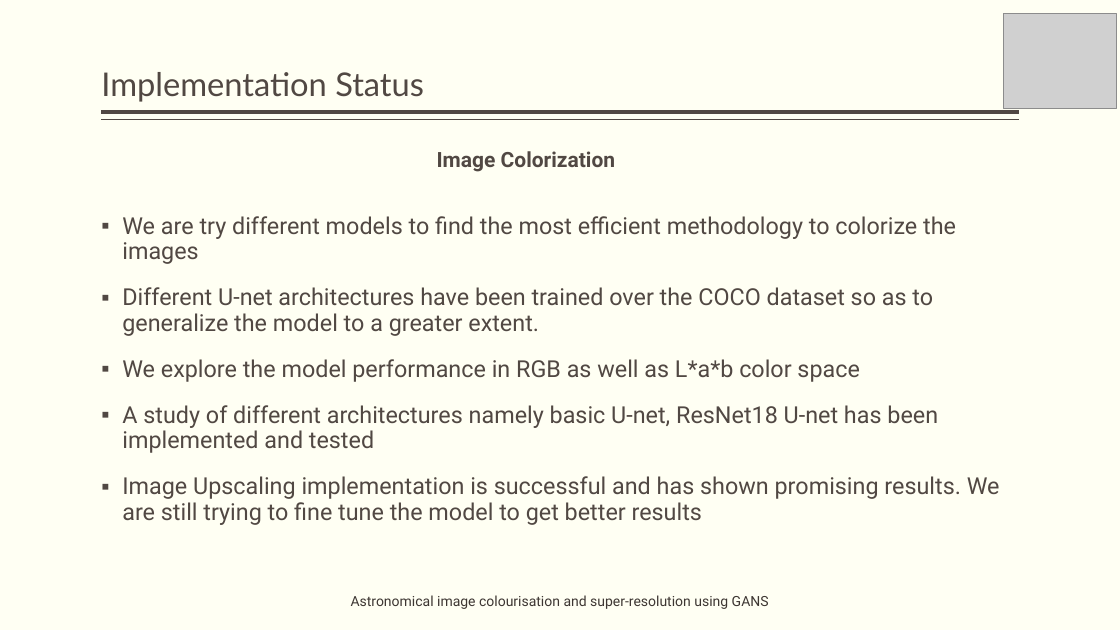
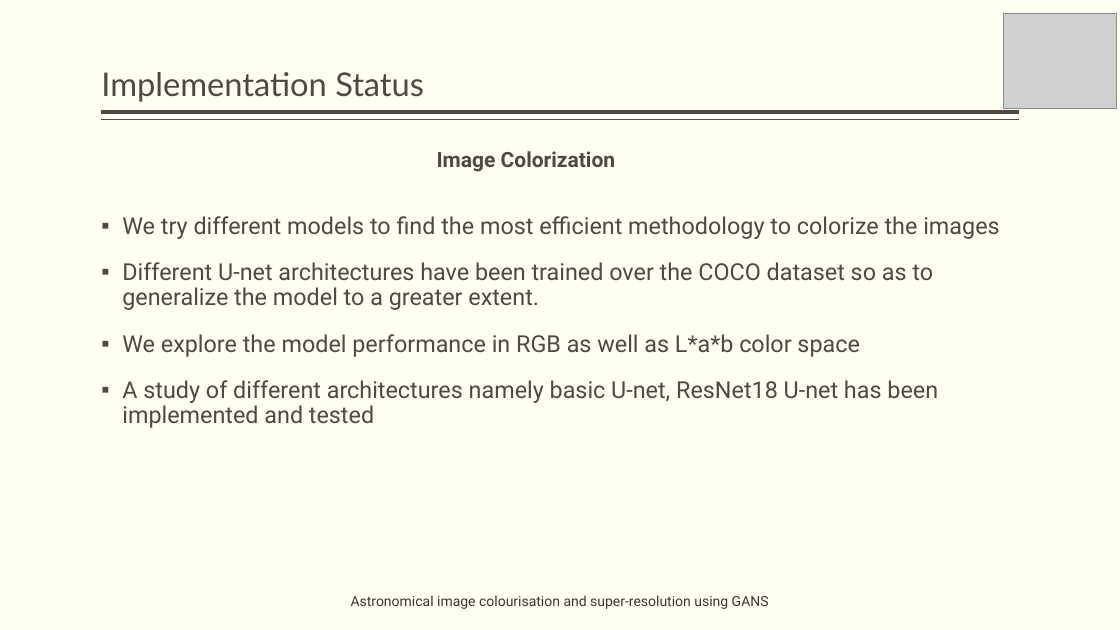
Before and after one commit to obi-wan-shinobi/Literature-Review, a slide deck: slide 9 of Presentation/Stage_2/stage_2_presentation.pptx. Drawn at 1120x630 pixels with LibreOffice and Linux fonts; fonts in the diff are those of the drawing; grey boxes stand for pictures. Boxes give left, top, right and bottom in pixels: in the first picture for what was removed or moved away, otherwise in the second. Text is boxed around its words. In the diff, an @@ line names an element or a change of style, - is before the commit and + after.

```diff
--- a/Presentation/Stage_2/stage_2_presentation.pptx
+++ b/Presentation/Stage_2/stage_2_presentation.pptx
@@ text at [122,216,999,239]: text changed @@
-▪ We are try different models to find the most efficient methodology to colorize the images
+▪ We try different models to find the most efficient methodology to colorize the images
@@ text at [122,476,1000,525]: paragraph removed @@
-▪ Image Upscaling implementation is successful and has shown promising results. We are still trying to fine tune the model to get better results
```
Also in this commit, not shown: 9 other slides changed, 1 other file.
